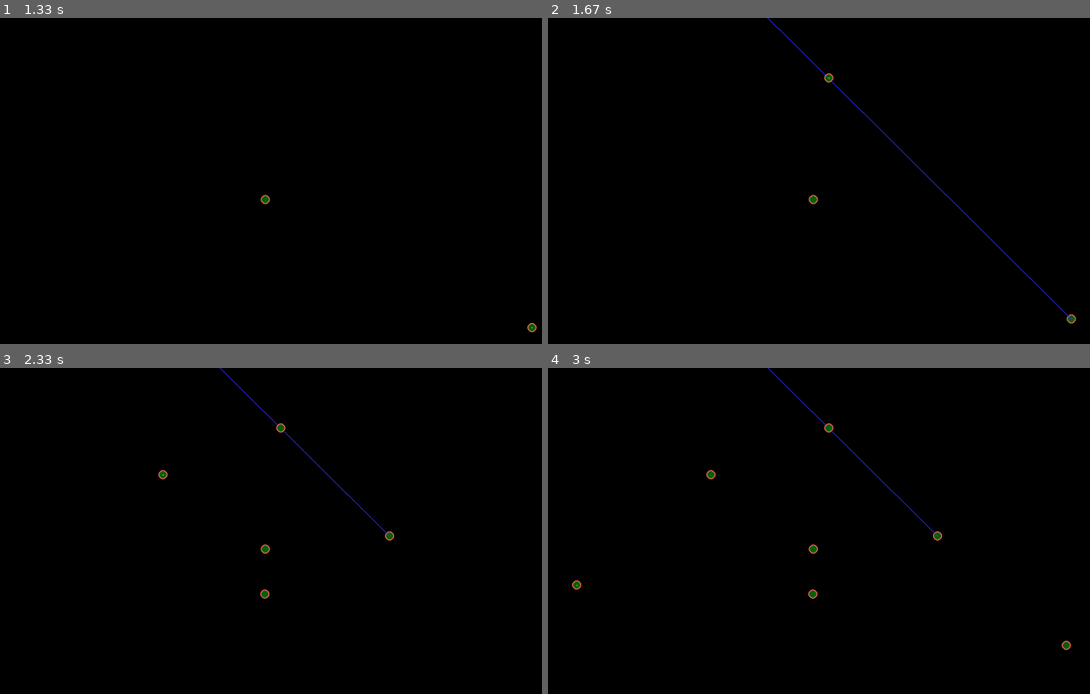
Above: before the commit, frames 1-4 (two rows, left to right).
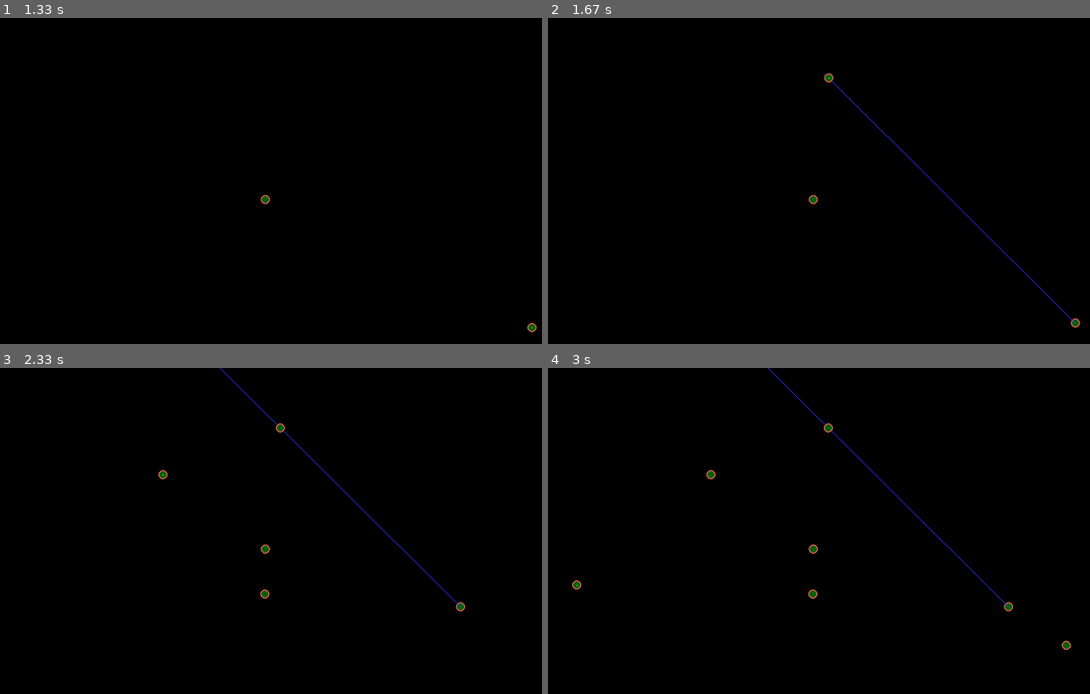
Above: after the commit, the same moments.

Repository: InfinityProgrammers/pygame-and-physic
Game: pygame game, started from gravity/gravity1.py
The game is run twice, just before and just after one commit, with the same random seed, the same clock (stepped at 60 frames per second) and the same inputs.
Inputs (mouse positions are in pixels of both pictures, inside the frame that each line leads up to):
- Up to frame 1 (1.33 s): click (265, 200) at 0.38 s; tap Space at 0.67 s; click (531, 327) at 1.05 s
- Up to frame 2 (1.67 s): tap Space at 1.4 s; click (829, 76) at 1.42 s
- Up to frame 3 (2.33 s): tap Space at 1.7 s; click (265, 592) at 1.88 s; click (162, 475) at 2.22 s
- Up to frame 4 (3 s): click (1068, 645) at 2.55 s; click (575, 583) at 2.88 s

Frame 1 is identical in both runs. In frame 2, 0.3% of the frame differs, in the area x 40-99%, y 0-96%; in frame 3, 0.2%; in frame 4, 0.2%.

Commit message:
improved physics

Diff:
--- a/gravity/config.py
+++ b/gravity/config.py
@@ -18,8 +18,8 @@
 
 DRAW_S_VEC = True
 DRAW_ACC_VEC = True
-SPEED_VECTOR_SCALE = 40
-ACC_VECTOR_SCALE = 40*20
+SPEED_VECTOR_SCALE = 1
+ACC_VECTOR_SCALE = 60*10
 
 VEL_SCALE = 10**9
-POWER_SCALE = 1/30*VEL_SCALE
+POWER_SCALE = 1
--- a/gravity/gravity1.py
+++ b/gravity/gravity1.py
@@ -14,7 +14,6 @@
 power = 0
 angleSpeed = 0
 
-vel = Vector2()
 dPosition = Vector2()
 stars=[]
 win = pygame.display.set_mode(WIN_SIZE)
@@ -45,6 +44,7 @@
         self.vel = Vector2(0,0)
         self.p_vel = Vector2(0,0)
         self.dVec = dispayVectors
+        self.forceW = Vector2(0,0)
 
     def Draw(self): #drawing ball
         super().Draw()
@@ -59,18 +59,20 @@
     def drawacc(self): #drawing accelerate
         pygame.draw.line(self.win, (255, 0, 0),self.pos, (self.vel-self.p_vel)*ACC_VECTOR_SCALE + self.pos, 2)
     def drawspeed(self): #drawing velocity
-        pygame.draw.line(self.win, (50, 50, 255),self.pos, self.vel * SPEED_VECTOR_SCALE + self.pos, 2)
+        pygame.draw.line(self.win, (50, 50, 255),self.pos, self.vel*60 + self.pos, 2)
 
     def movement(self): #ball movement
-        self.pos += self.vel/self.mass*VEL_SCALE
+        self.vel += self.forceW/self.mass*VEL_SCALE
+        self.pos += self.vel
 
     def Fuze(self, obj):
         self.vel = (self.vel*self.mass + obj.vel*obj.mass)/(self.mass + obj.mass)
         self.mass += obj.mass
+        self.forceW += obj.forceW
         self.pos += (obj.pos - self.pos)/(1+((self.radius/obj.radius)**2))
         self.radius = math.sqrt(self.radius**2+obj.radius**2)
 
-def redraw(): #TODO list of elements to draw
+def redraw():
     win.fill((0, 0, 0))
     for obj in stars:
         obj.Draw()
@@ -91,11 +93,11 @@
 
 
 def Gravity(object1,object2): #creating gravity force
-    acc = DeltaVector(object1.pos,object2.pos,G * object1.mass * object2.mass)
+    F = DeltaVector(object1.pos,object2.pos,G * object1.mass * object2.mass)
     if not object1.isStatic:
-        object1.vel += acc
+        object1.forceW += F
     if not object2.isStatic:
-        object2.vel -= acc
+        object2.forceW -= F
 
 
 while True:
@@ -116,7 +118,7 @@
                 click = True
                 space = False
             if event.type == pygame.KEYDOWN and event.key == pygame.K_SPACE and space == False:
-                ball.vel = Vector2(m_pos.x-ball.pos.x,m_pos.y-ball.pos.y)*POWER_SCALE/ball.mass
+                ball.vel = (m_pos-ball.pos) * POWER_SCALE / 60
                 space = True
 
         if click:
@@ -137,3 +139,5 @@
                         elif object1.pos.distance_to(object2.pos) < max(object1.radius,object2.radius):
                             object1.Fuze(object2)
                             stars.remove(object2)
+                for obj in stars:
+                    obj.forceW*=0
